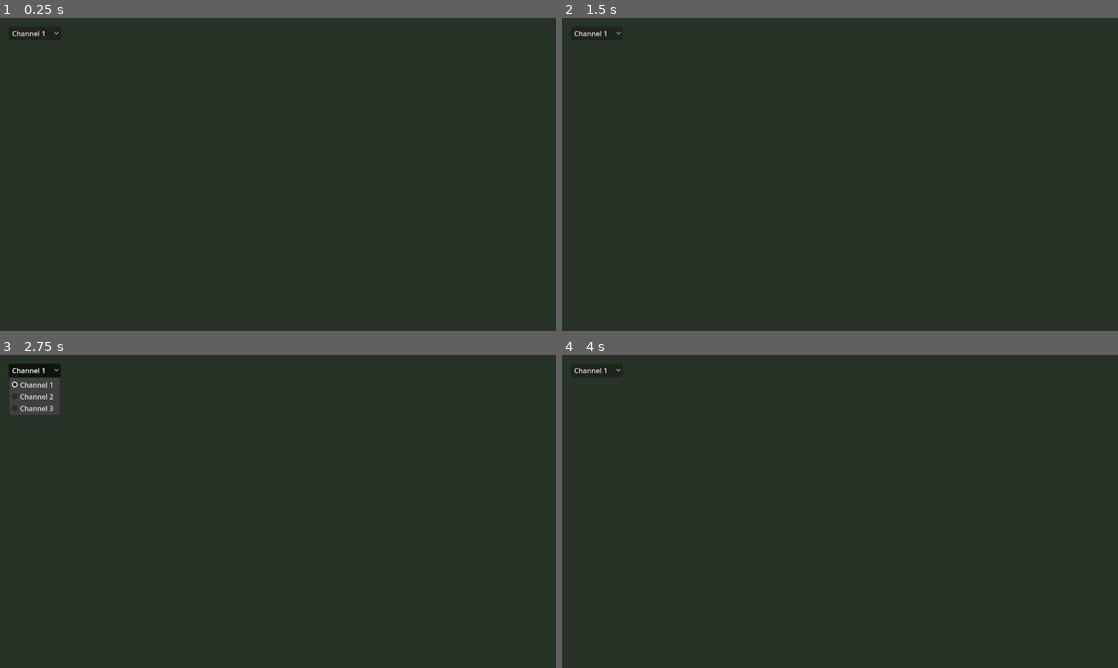
Above: before the commit, frames 1-4 (two rows, left to right).
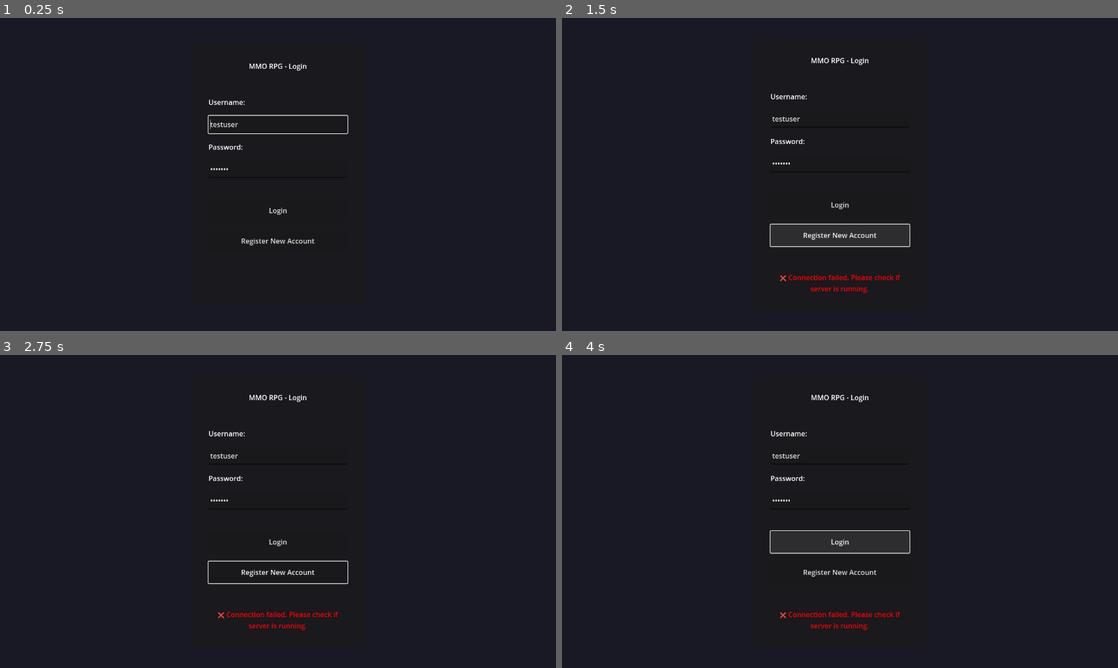
Above: after the commit, the same moments.

Repository: cuongph-dev-work/mmo-rpg-game
Game: Godot game, scene res://scenes/world/World.tscn
Two runs of this game, one before a commit and one after it. Both use one fixed random seed, a clock stepped at 60 frames per second and the inputs below. This scene is started directly instead of the project's main scene.
Inputs (mouse positions are in pixels of both pictures, inside the frame that each line leads up to):
- Up to frame 1 (0.25 s): no input
- Up to frame 2 (1.5 s): click (840, 240) at 0.5 s, where only the run after the commit has a clickable "Register New Account"; click (840, 233) at 1.25 s, where only the run after the commit has a clickable "Register New Account"
- Up to frame 3 (2.75 s): click (33, 370) at 2 s, where only the run before the commit has a clickable "Channel 1"
- Up to frame 4 (4 s): click (840, 542) at 2.75 s, where only the run after the commit has a clickable "Login"; tap Enter at 3.5 s; hold D (move_right) from 3.53 s (still down)

The runs differ from the first frame. In frame 1, 99% of the frame differs, in the area x 0-100%, y 0-100%; in frame 2, 98%; in frame 3, 99%; in frame 4, 98%.

Commit message:
update code

Diff:
--- a/client/autoload/AuthState.gd
+++ b/client/autoload/AuthState.gd
@@ -10,6 +10,12 @@
 # Character state
 var current_character_id: String = ""
 var current_character_data: Dictionary = {}
+
+# Map Server allocation data (from Gateway enter_world_success)
+var map_server_data: Dictionary = {}
+
+# Persistent storage path
+const SAVE_PATH = "user://auth_state.json"
 
 func _ready():
 	print("[AuthState] Authentication state manager initialized")
@@ -68,3 +74,72 @@
 	"""Get current character's position"""
 	var pos = current_character_data.get("position", {"x": 0, "y": 0})
 	return Vector2(pos.get("x", 0), pos.get("y", 0))
+
+## Persistence Methods
+
+func save_to_disk() -> void:
+	"""Save auth state to disk for auto-login"""
+	var save_data = {
+		"access_token": access_token,
+		"user_id": user_id,
+		"current_character_id": current_character_id,
+		"current_character_data": current_character_data,
+		"timestamp": Time.get_unix_time_from_system()
+	}
+
+	var file = FileAccess.open(SAVE_PATH, FileAccess.WRITE)
+	if file:
+		file.store_string(JSON.stringify(save_data))
+		file.close()
+		print("[AuthState] 💾 Auth state saved to disk")
+	else:
+		print("[AuthState] ❌ Failed to save auth state")
+
+func load_from_disk() -> bool:
+	"""Load auth state from disk. Returns true if valid data loaded."""
+	if not FileAccess.file_exists(SAVE_PATH):
+		print("[AuthState] No saved auth state found")
+		return false
+
+	var file = FileAccess.open(SAVE_PATH, FileAccess.READ)
+	if not file:
+		print("[AuthState] ❌ Failed to open auth state file")
+		return false
+
+	var json_string = file.get_as_text()
+	file.close()
+
+	var json = JSON.new()
+	var parse_result = json.parse(json_string)
+
+	if parse_result != OK:
+		print("[AuthState] ❌ Failed to parse saved auth state")
+		return false
+
+	var save_data = json.get_data()
+
+	# Check if token is expired (24 hours)
+	var timestamp = save_data.get("timestamp", 0)
+	var current_time = Time.get_unix_time_from_system()
+	var age_hours = (current_time - timestamp) / 3600.0
+
+	if age_hours > 24:
+		print("[AuthState] ⏰ Saved auth state expired (%.1f hours old)" % age_hours)
+		clear_saved_state()
+		return false
+
+	# Restore state
+	access_token = save_data.get("access_token", "")
+	user_id = save_data.get("user_id", "")
+	current_character_id = save_data.get("current_character_id", "")
+	current_character_data = save_data.get("current_character_data", {})
+
+	print("[AuthState] ✅ Auth state loaded from disk (%.1f hours old)" % age_hours)
+	print("[AuthState] User: %s, Character: %s" % [user_id, current_character_id])
+	return true
+
+func clear_saved_state() -> void:
+	"""Delete saved auth state from disk"""
+	if FileAccess.file_exists(SAVE_PATH):
+		DirAccess.remove_absolute(SAVE_PATH)
+		print("[AuthState] 🗑️ Saved auth state deleted")
--- a/client/autoload/Net.gd
+++ b/client/autoload/Net.gd
@@ -15,8 +15,11 @@
 	multiplayer.connection_failed.connect(_on_connection_failed)
 	multiplayer.server_disconnected.connect(_on_server_disconnected)
 
-func connect_to_server():
-	"""Connect to the game server"""
+func connect_to_server(ip: String = "127.0.0.1", p: int = 4001):
+	"""Connect to the game server with specified IP and port"""
+	hostname = ip
+	port = p
+
 	print("[Net] Connecting to %s:%d..." % [hostname, port])
 
 	var error = peer.create_client(hostname, port)
--- a/client/project.godot
+++ b/client/project.godot
@@ -55,5 +55,6 @@
 
 [rendering]
 
+textures/canvas_textures/default_texture_filter=0
 renderer/rendering_method="gl_compatibility"
 renderer/rendering_method.mobile="gl_compatibility"
--- a/client/scenes/character_select/CharacterSelect.gd
+++ b/client/scenes/character_select/CharacterSelect.gd
@@ -255,12 +255,13 @@
 func _on_enter_world_success(data: Dictionary):
 	print("[CharacterSelect] Enter world successful! Data: %s" % data)
 
-	# For now, just transition to World scene
-	# In full implementation, this would use the map allocation data
+	# Store map server allocation data for World scene to use
+	AuthState.map_server_data = data
+
 	status_label.text = "✅ Entering world..."
 	status_label.add_theme_color_override("font_color", Color.GREEN)
 
-	await get_tree().create_timer(1.0).timeout
+	# Change scene immediately so World can connect to Map Server
 	get_tree().change_scene_to_file("res://scenes/world/World.tscn")
 
 func _on_gateway_error(error: Dictionary):
--- a/client/scenes/login/Login.gd
+++ b/client/scenes/login/Login.gd
@@ -17,6 +17,19 @@
 func _ready():
 	print("[Login] Login scene ready")
 	status_label.text = ""
+
+	# Try to load saved auth state
+	if AuthState.load_from_disk():
+		if AuthState.has_character():
+			_show_status("Restoring session... Skipping to Character Select", Color.GREEN)
+			await get_tree().create_timer(0.5).timeout
+			get_tree().change_scene_to_file("res://scenes/character_select/CharacterSelect.tscn")
+			return
+		else:
+			_show_status("Session restored! Please select character.", Color.GREEN)
+			await get_tree().create_timer(1.0).timeout
+			get_tree().change_scene_to_file("res://scenes/character_select/CharacterSelect.tscn")
+			return
 
 	# Set default test credentials for easier testing
 	username_input.text = "testuser"
@@ -105,6 +118,7 @@
 
 	# Store authentication
 	AuthState.set_auth(access_token, user_id)
+	AuthState.save_to_disk() # 💾 Save for auto-login next time
 
 	if current_request_type == RequestType.REGISTER:
 		_show_status("Account created! Redirecting...", Color.GREEN)
--- a/client/scenes/world/World.gd
+++ b/client/scenes/world/World.gd
@@ -20,9 +20,40 @@
 	multiplayer.peer_connected.connect(_on_peer_connected)
 	multiplayer.peer_disconnected.connect(_on_peer_disconnected)
 
-	# Start connection *after* world is loaded
-	print("[World] Connecting to server...")
-	Net.connect_to_server()
+	# UI Setup
+	var channel_selector = $UI/ChannelSelector
+	if channel_selector:
+		channel_selector.item_selected.connect(_on_channel_selected)
+
+	# Check if we have map server data from Character Select
+	if AuthState.map_server_data.is_empty():
+		print("[World] ERROR: No map server data! Returning to character select...")
+		get_tree().change_scene_to_file("res://scenes/character_select/CharacterSelect.tscn")
+		return
+
+	# Use map server data from AuthState
+	_connect_to_map_server(AuthState.map_server_data)
+
+func _connect_to_map_server(data: Dictionary):
+	"""Connect to allocated Map Server using data from Gateway"""
+	var map_ip = data.get("map_ip", "127.0.0.1")
+	var map_port = data.get("map_port", 4001)
+	var ticket = data.get("ticket", "")
+	var spawn_pos = data.get("spawn_pos", {"x": 400, "y": 300})
+
+	print("[World] 🎯 Received Map Server allocation:")
+	print("  - IP: %s" % map_ip)
+	print("  - Port: %d" % map_port)
+	print("  - Ticket: %s" % ticket)
+	print("  - Spawn: (%s, %s)" % [spawn_pos.get("x"), spawn_pos.get("y")])
+
+	# Set spawn position
+	spawn_position = Vector2(spawn_pos.get("x", 400), spawn_pos.get("y", 300))
+	Bus.spawn_position_set.emit(spawn_position)
+
+	# Connect to Map Server
+	print("[World] Connecting to Map Server at %s:%d..." % [map_ip, map_port])
+	Net.connect_to_server(map_ip, map_port)
 
 	# UI Setup
 	var channel_selector = $UI/ChannelSelector
Not shown, added: .gitignore
Not shown, added: logs/.gitignore
Not shown, added: logs/README.md
Not shown, added: scripts/README.md
Not shown, changed: scripts/stop-all.sh
Not shown, changed: start-all.sh
